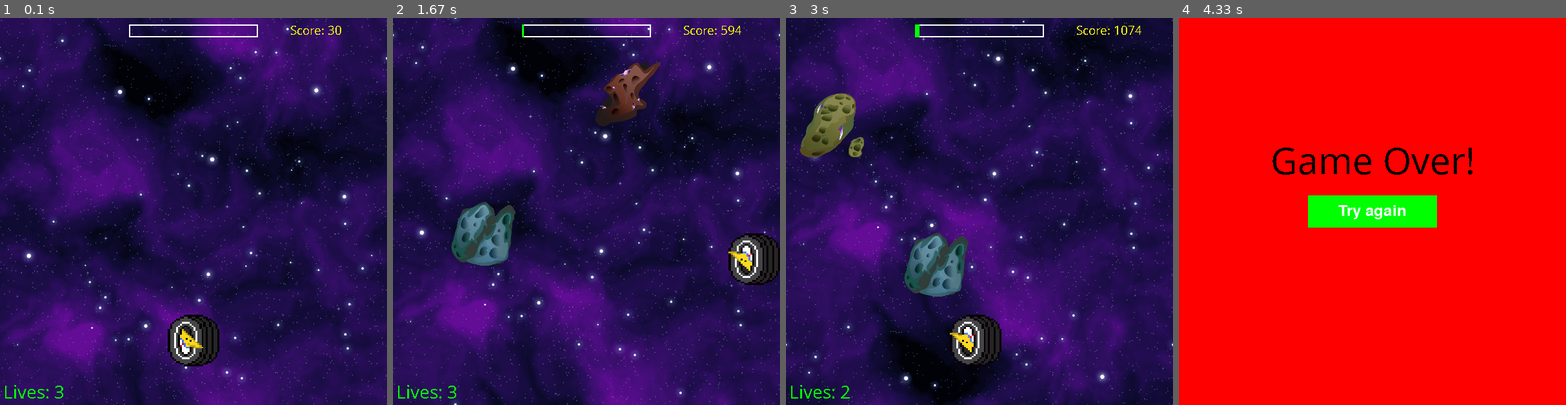
Above: before the commit, frames 1-4 (left to right).
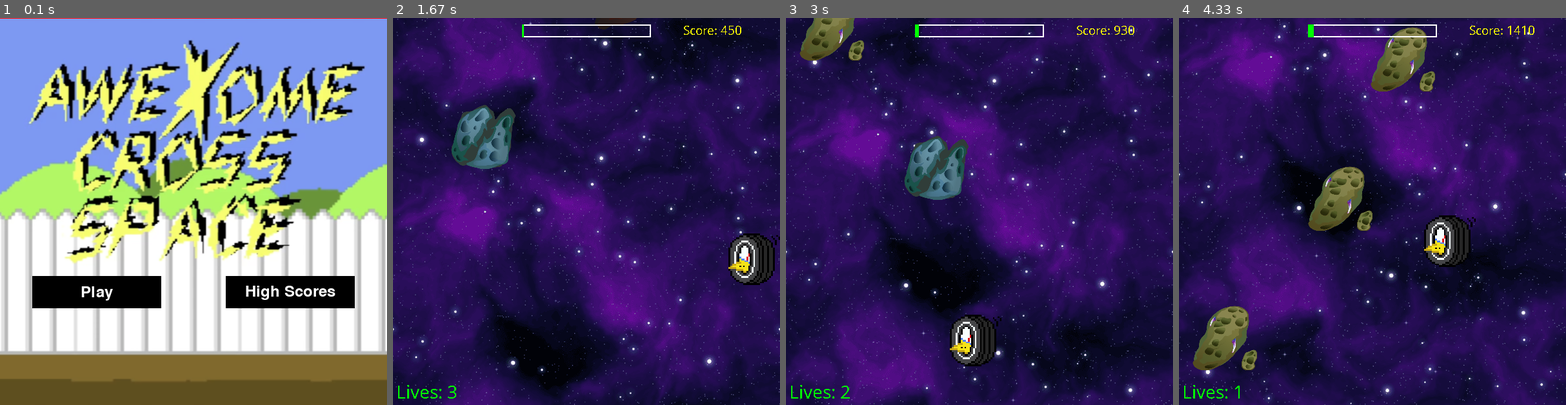
Above: after the commit, the same moments.

Repository: AndrewFagan04/CS_370_AwexomeCross
Game: pygame game, started from Cycle_2/main.py
The game is run twice, just before and just after one commit, with the same random seed, the same clock (stepped at 60 frames per second) and the same inputs.
Inputs (mouse positions are in pixels of both pictures, inside the frame that each line leads up to):
- Up to frame 1 (0.1 s): no input
- Up to frame 2 (1.67 s): click (489, 292) at 0.42 s, where only the run after the commit has a clickable "Play"; hold Right 0.67-1.13 s; hold Up 1.17-1.47 s; hold Right from 1.5 s (still down)
- Up to frame 3 (3 s): release Right at 1.97 s; hold Left 2-2.53 s; hold Down 2.57-2.87 s; hold Left from 2.9 s (still down)
- Up to frame 4 (4.33 s): release Left at 3.3 s; hold Up 3.33-3.7 s; hold Right from 3.73 s (still down)

The runs differ from the first frame. In frame 1, 99% of the frame differs, in the area x 0-100%, y 0-100%; in frame 2, 59%; in frame 3, 59%; in frame 4, 100%.

Commit message:
turned screens back on

Diff:
--- a/Cycle_2/main.py
+++ b/Cycle_2/main.py
@@ -258,7 +258,7 @@
 
 def main():
     while True:
-        #screens.show_start_screen(WIDTH, LENGTH, window, game_loop)
+        screens.show_start_screen(WIDTH, LENGTH, window, game_loop)
         game_loop()
 
 if __name__ == "__main__":
